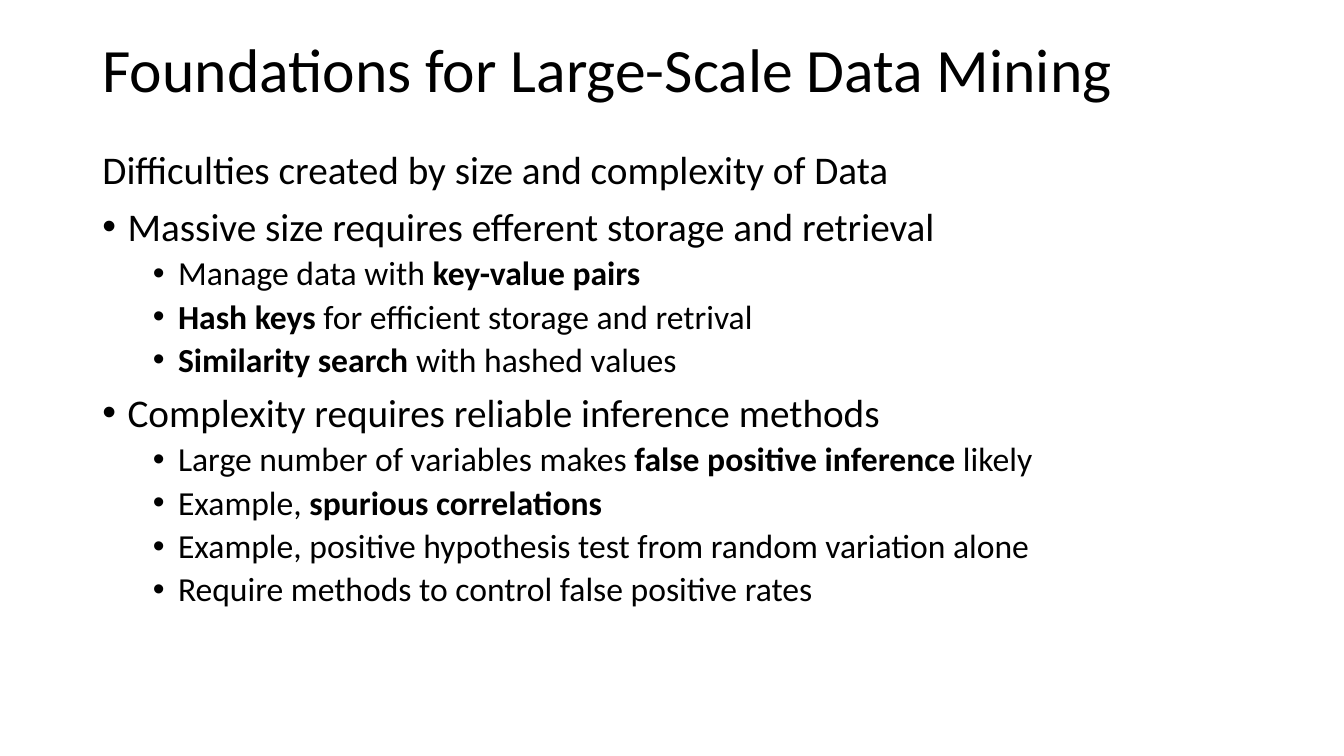
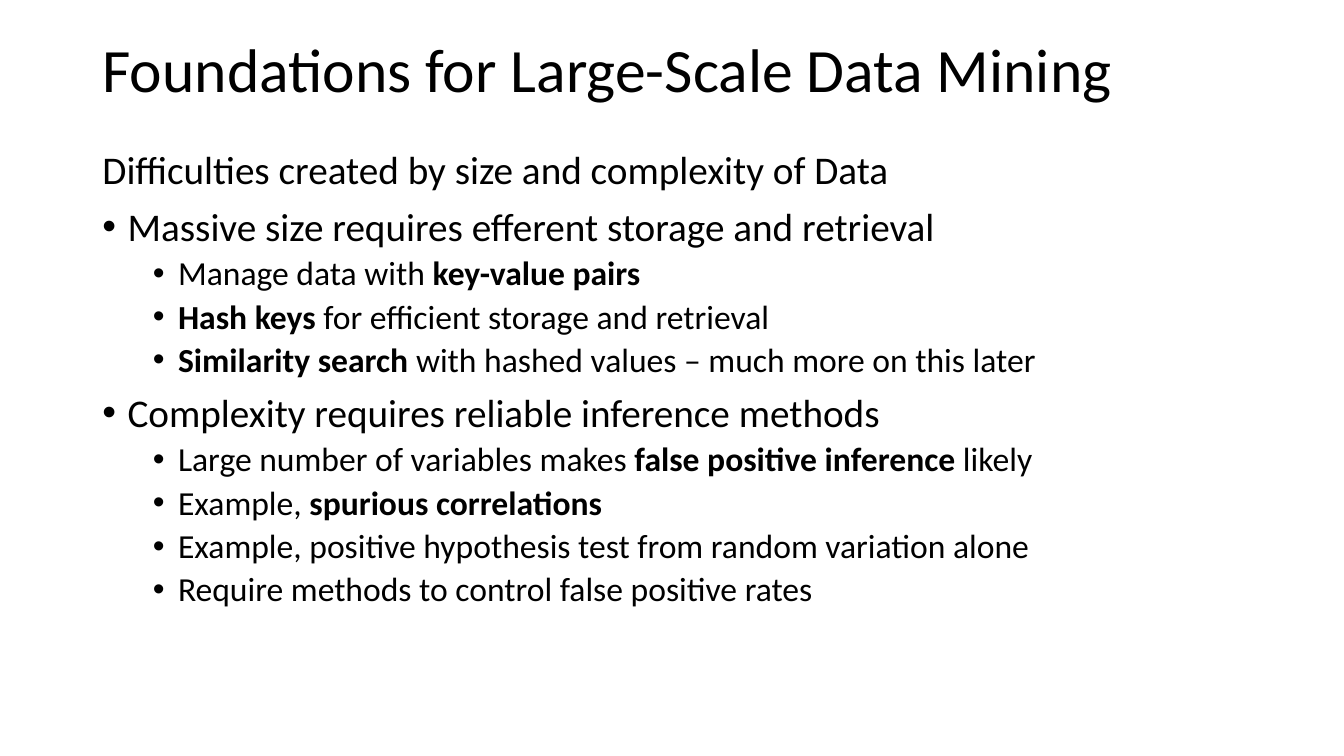
Before and after one commit to StephenElston/CSCI-E-108, a slide deck: slide 24 of slides/1_Introduction.pptx (slide 22 before the commit). Drawn at 1344x756 pixels with LibreOffice and Linux fonts; fonts in the diff are those of the drawing. Boxes give left, top, right and bottom in pixels: in the first picture for what was removed or moved away, otherwise in the second. Text is boxed around its words. In the diff, an @@ line names an element or a change of style, - is before the commit and + after.

```diff
--- a/slides/1_Introduction.pptx
+++ b/slides/1_Introduction.pptx
@@ text at bbox=[178, 305, 1036, 378]: text changed @@
-  • Hash keys for efficient storage and retrival
-  • Similarity search with hashed values
+  • Hash keys for efficient storage and retrieval
+  • Similarity search with hashed values – much more on this later
```
Also in this commit, not shown: 10 other slides changed, 2 slides added.
